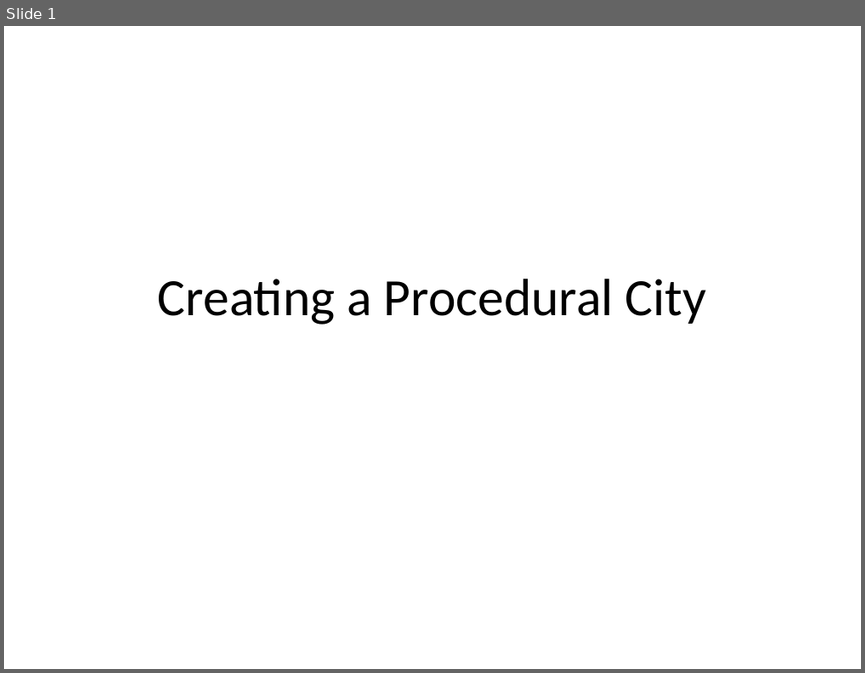
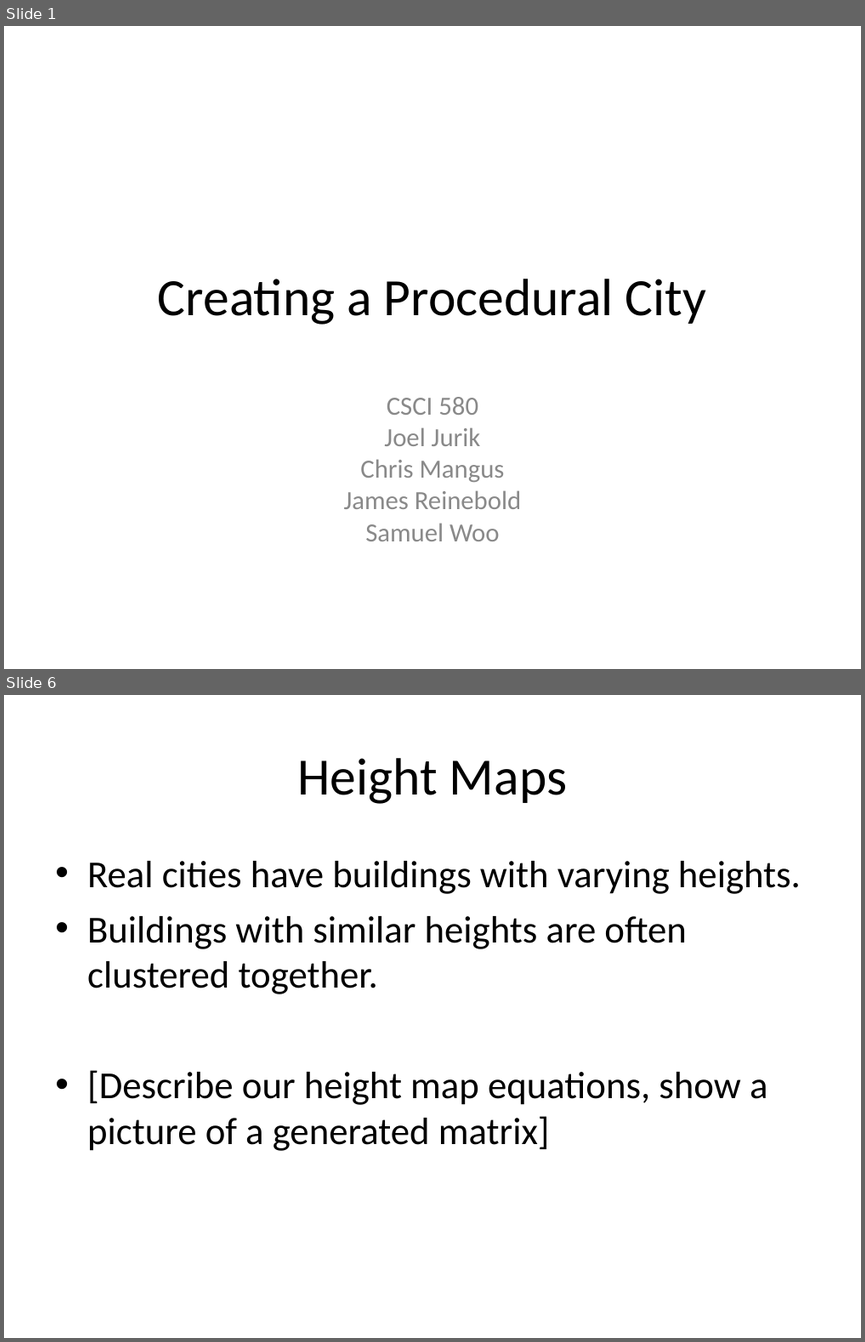
Before and after one commit to reinebold/cs580CMS, a slide deck: Documents/Creating a Procedural City.ppt. Shown one above the other, each under a label of ours: slide 1 before the commit, slides 1 and 6 after it; the slides between them are not shown. The pictures are 865x673 and 865x1342 pixels, drawn with LibreOffice and Linux fonts; fonts in the diff are those of the drawing. Boxes give left, top, right and bottom in pixels: in the first picture for what was removed or moved away, otherwise in the second. Text is boxed around its words. In the diff, an @@ line names an element or a change of style, - is before the commit and + after.

```diff
--- a/Documents/Creating a Procedural City.ppt
+++ b/Documents/Creating a Procedural City.ppt
@@ slide 6 added at (4, 695, 861, 1338), background #FFFFFF @@
@@ title added at (297, 758, 567, 804), 44 pt, text #000000 @@
+Height Maps
@@ text added at (87, 861, 800, 1151), 32 pt, text #000000 @@
+• Real cities have buildings with varying heights.
+• Buildings with similar heights are often clustered together.
+• [Describe our height map equations, show a picture of a generated matrix]
@@ slide 1 changed as well @@
@@ subtitle added at (344, 397, 521, 541), 22 pt, text #898989 @@
+CSCI 580
+Joel Jurik
+Chris Mangus
+James Reinebold
+Samuel Woo
```
Also in this commit, not shown: 7 other slides added.
